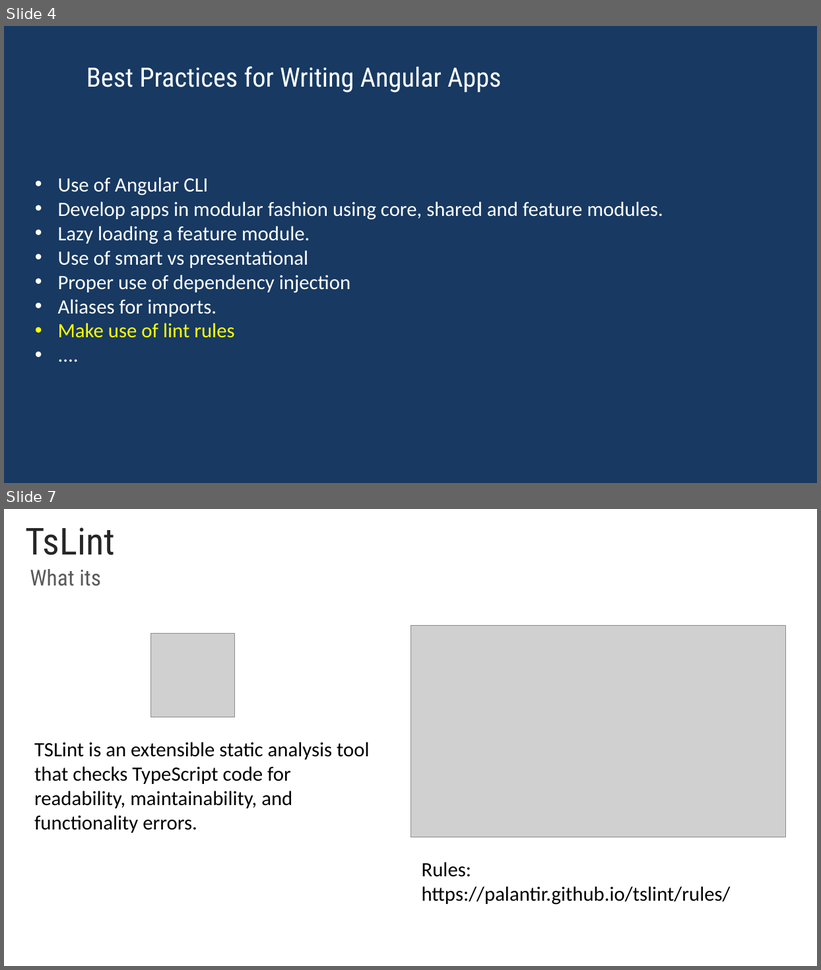
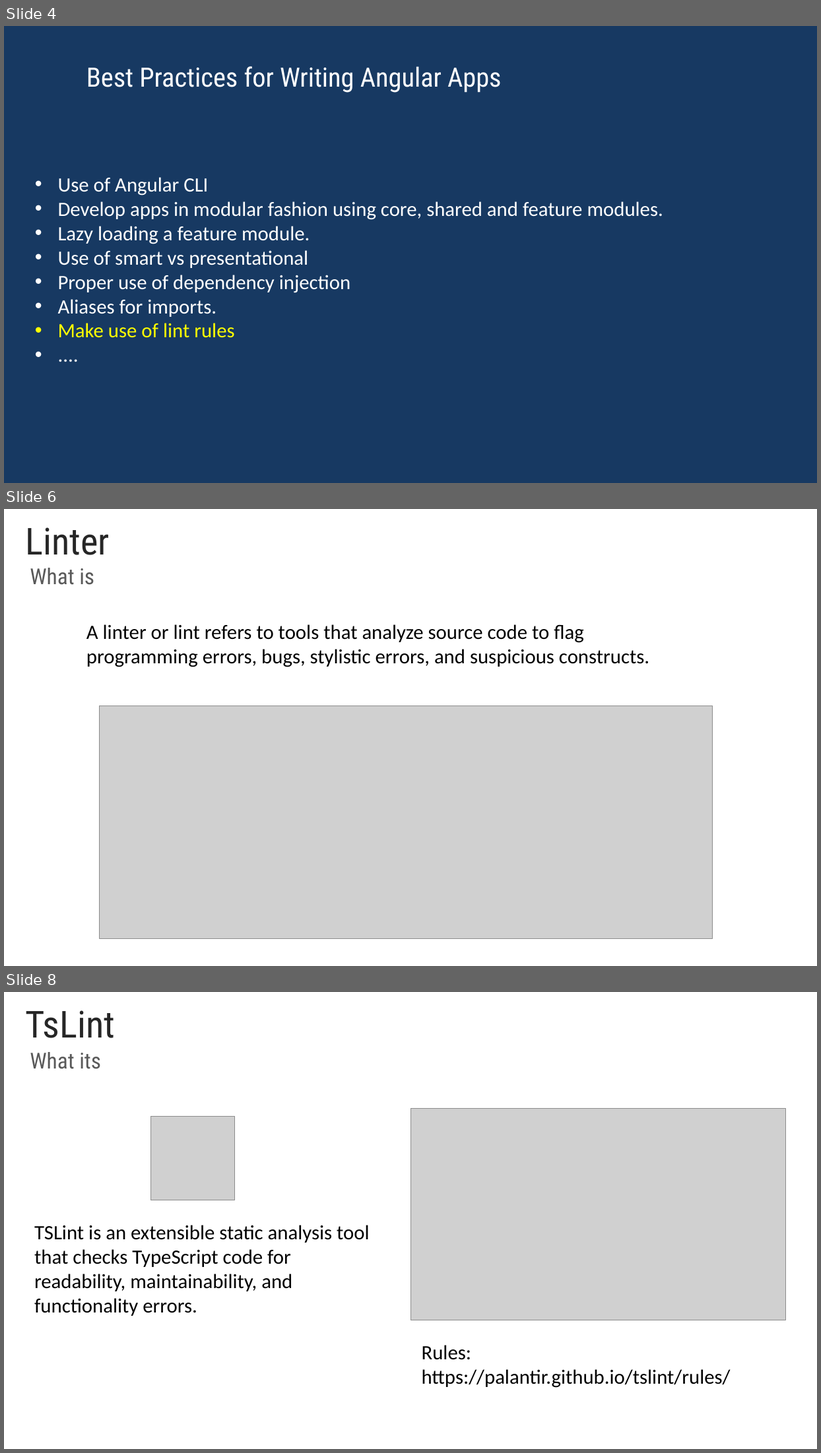
Before and after one commit to rached193/AngularWorkshop-20181116, a slide deck: 01_best_practices/01_best_practices.pptx. Shown one above the other, each under a label of ours: slides 4 and 7 before the commit, slides 4, 6 and 8 after it; the slides between them are not shown. The pictures are 821x970 and 821x1453 pixels, drawn with LibreOffice and Linux fonts; fonts in the diff are those of the drawing; grey boxes stand for pictures; background and template pictures are left out. Boxes give left, top, right and bottom in pixels: in the first picture for what was removed or moved away, otherwise in the second. Text is boxed around its words. In the diff, an @@ line names an element or a change of style, - is before the commit and + after.

```diff
--- a/01_best_practices/01_best_practices.pptx
+++ b/01_best_practices/01_best_practices.pptx
@@ slide 6 added at bbox=[4, 509, 817, 966], background #FFFFFF @@
@@ title added at bbox=[26, 527, 110, 555], 44 pt, text #262626 @@
+Linter
@@ text added at bbox=[30, 568, 94, 585], 26 pt, text #595959 @@
+What is
@@ text added at bbox=[86, 625, 649, 667], 24 pt, text #000000 @@
+A linter or lint refers to tools that analyze source code to flag programming errors, bugs, stylistic errors, and suspicious constructs.
@@ picture added at bbox=[100, 706, 713, 939] @@
@@ what was slide 7 is now slide 8 @@
```
Also in this commit, not shown: 7 slides changed, 5 other slides added, 4 slides removed.
